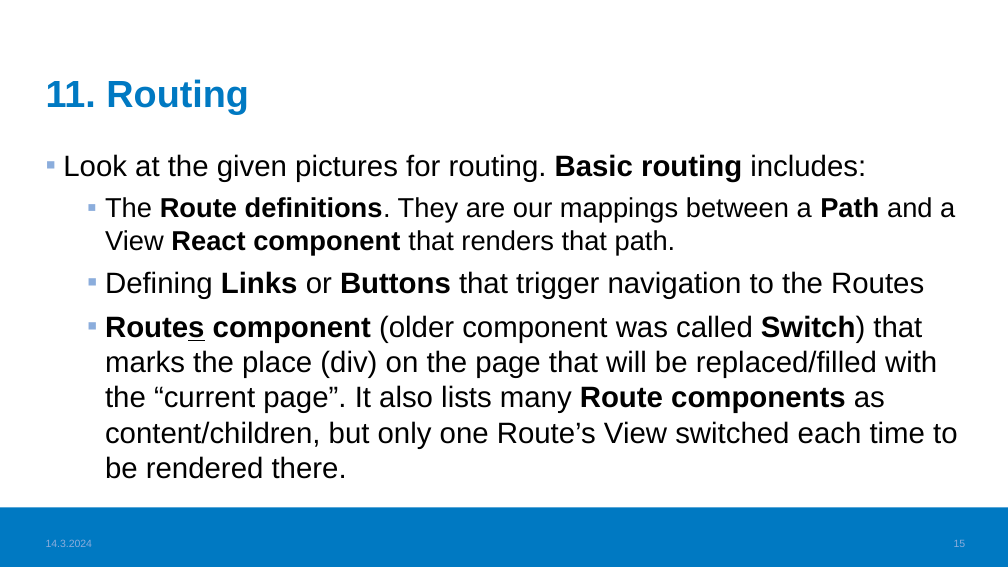
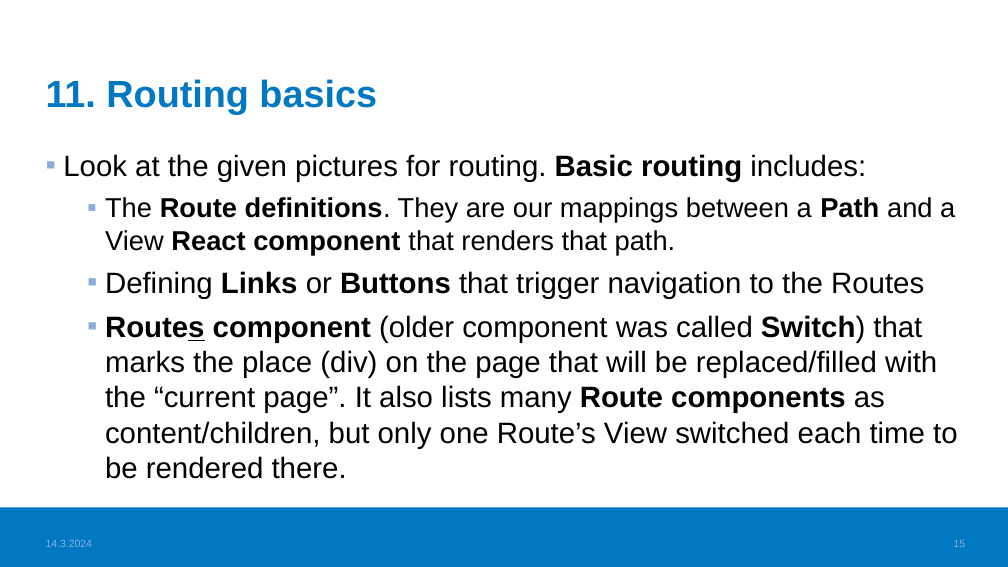
Before and after one commit to haagahelia/ohke-teknologiat, a slide deck: slide 15 of 05_frontend/Frontend_VideoTopics.pptx. Drawn at 1008x567 pixels with LibreOffice and Linux fonts; fonts in the diff are those of the drawing; background and template pictures are left out. Boxes give left, top, right and bottom in pixels: in the first picture for what was removed or moved away, otherwise in the second. Text is boxed around its words. In the diff, an @@ line names an element or a change of style, - is before the commit and + after.

```diff
--- a/05_frontend/Frontend_VideoTopics.pptx
+++ b/05_frontend/Frontend_VideoTopics.pptx
@@ title at <box>46,79,377,114</box>: text changed @@
-11. Routing
+11. Routing basics
```
Also in this commit, not shown: 1 other slide changed, 1 other file.
